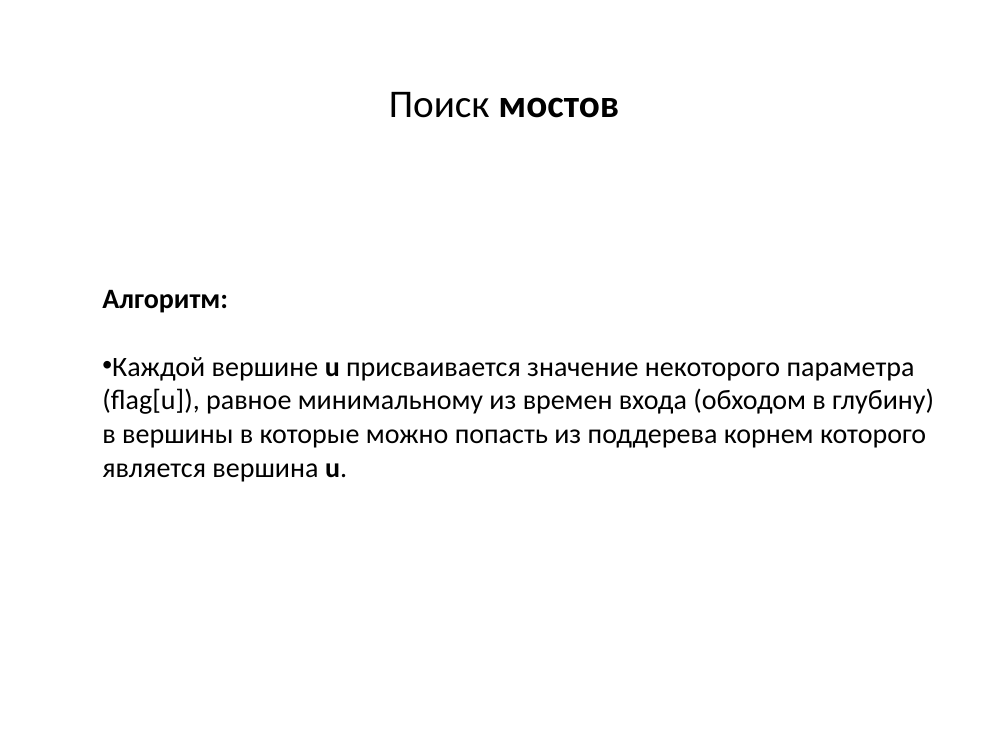
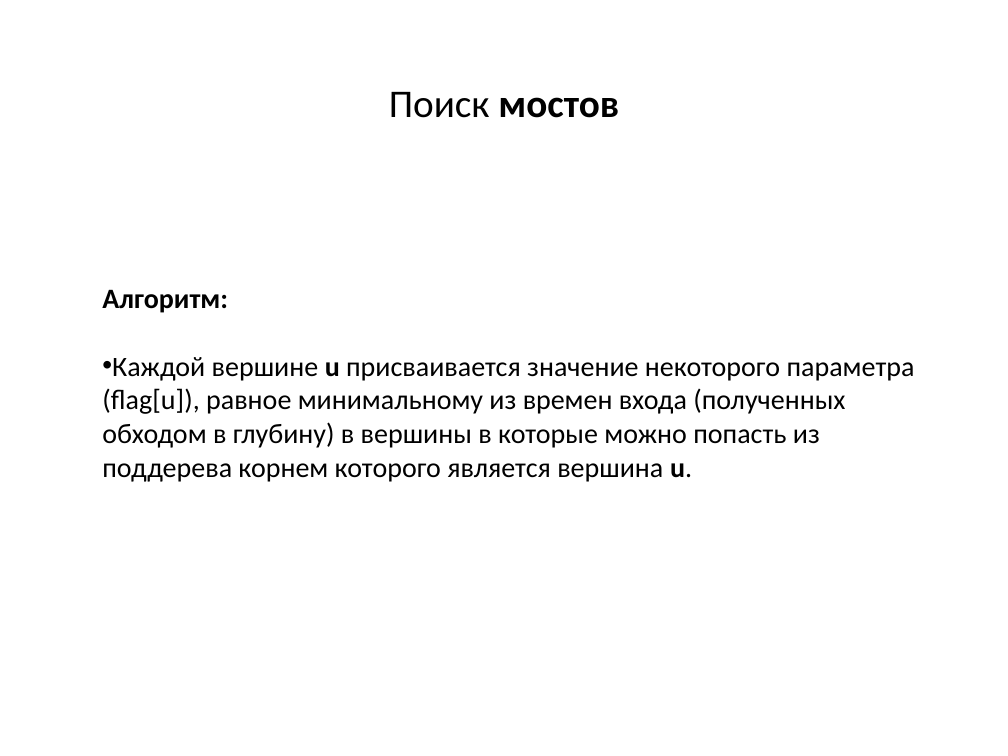
Before and after one commit to SteinbergOB/ANG, a slide deck: slide 106 of Презентации/Лекция 2.pptx (slide 69 before the commit). Drawn at 1008x756 pixels with LibreOffice and Linux fonts; fonts in the diff are those of the drawing. Boxes give left, top, right and bottom in pixels: in the first picture for what was removed or moved away, otherwise in the second. Text is boxed around its words. In the diff, an @@ line names an element or a change of style, - is before the commit and + after.

```diff
--- a/Презентации/Лекция 2.pptx
+++ b/Презентации/Лекция 2.pptx
@@ text at (102, 357, 915, 482): text changed @@
-• Каждой вершине u присваивается значение некоторого параметра (flag[u]), равное минимальному из времен входа (обходом в глубину) в вершины в которые можно попасть из поддерева корнем которого является вершина u.
+• Каждой вершине u присваивается значение некоторого параметра (flag[u]), равное минимальному из времен входа (полученных обходом в глубину) в вершины в которые можно попасть из поддерева корнем которого является вершина u.
```
Also in this commit, not shown: 2 other slides changed, 40 slides added, 3 slides removed, 4 other files.
